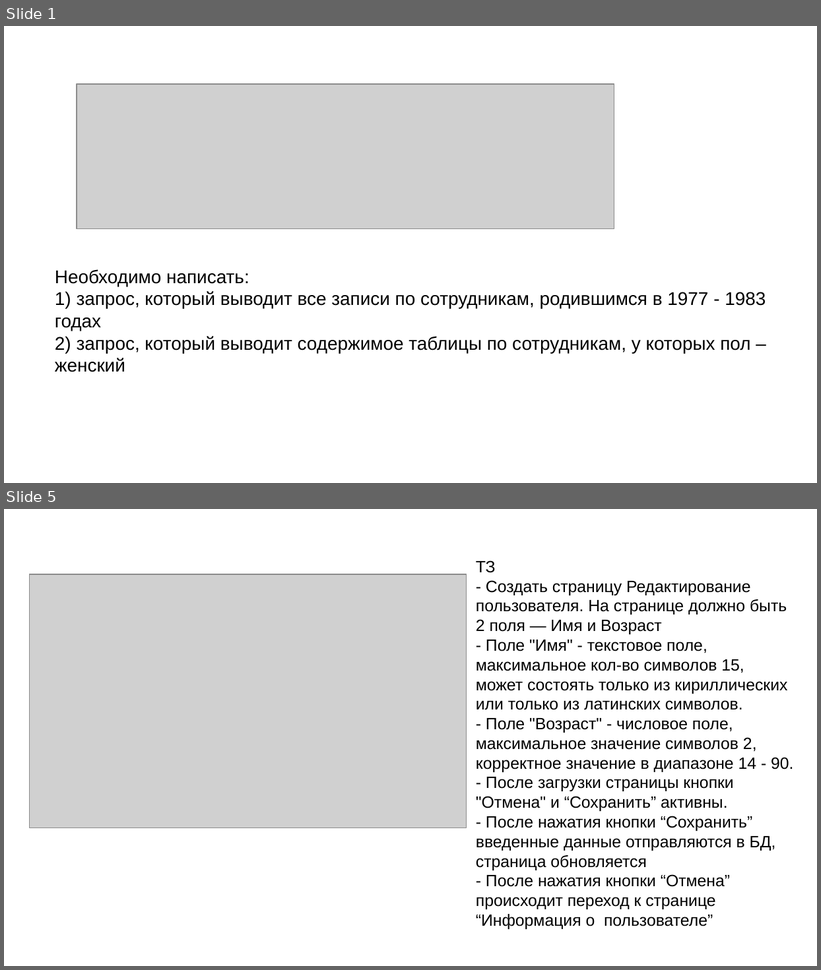
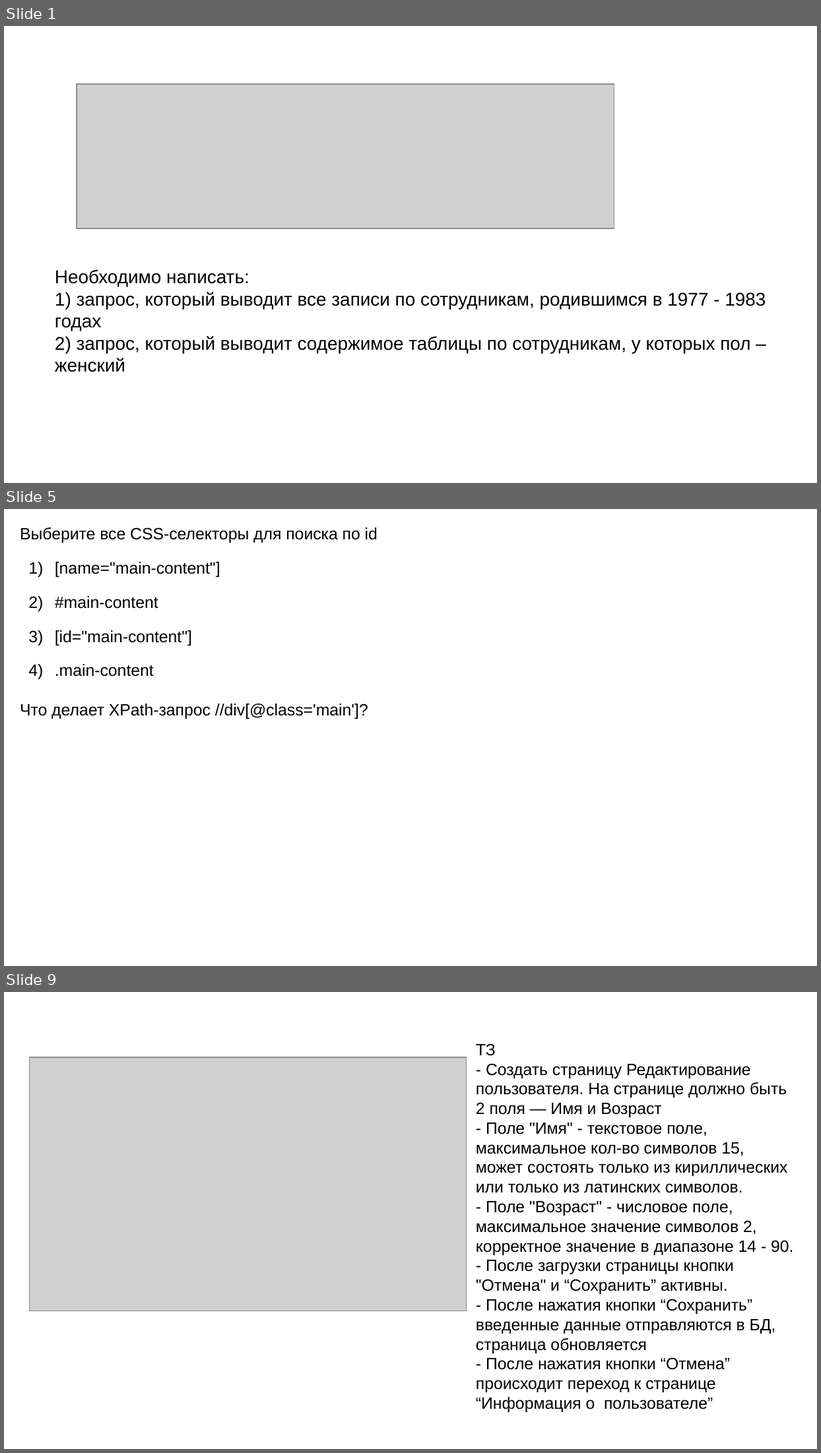
Before and after one commit to ANMerlinka/interview, a slide deck: tasks.pptx. Shown one above the other, each under a label of ours: slides 1 and 5 before the commit, slides 1, 5 and 9 after it; the slides between them are not shown. The pictures are 821x970 and 821x1453 pixels, drawn with LibreOffice and Linux fonts; fonts in the diff are those of the drawing; grey boxes stand for pictures; background and template pictures are left out. Boxes give left, top, right and bottom in pixels: in the first picture for what was removed or moved away, otherwise in the second. Text is boxed around its words. In the diff, an @@ line names an element or a change of style, - is before the commit and + after.

```diff
--- a/tasks.pptx
+++ b/tasks.pptx
@@ slide 5 added at (4,509,817,966), background #FFFFFF @@
@@ text added at (20,527,378,719), 16 pt, text #000000 @@
+Выберите все CSS-селекторы для поиска по id
+1) [name="main-content"]
+2) #main-content
+3) [id="main-content"]
+4) .main-content
+Что делает XPath-запрос //div[@class='main']?
@@ what was slide 5 is now slide 9 @@
```
Also in this commit, not shown: 1 slide changed, 3 other slides added.
